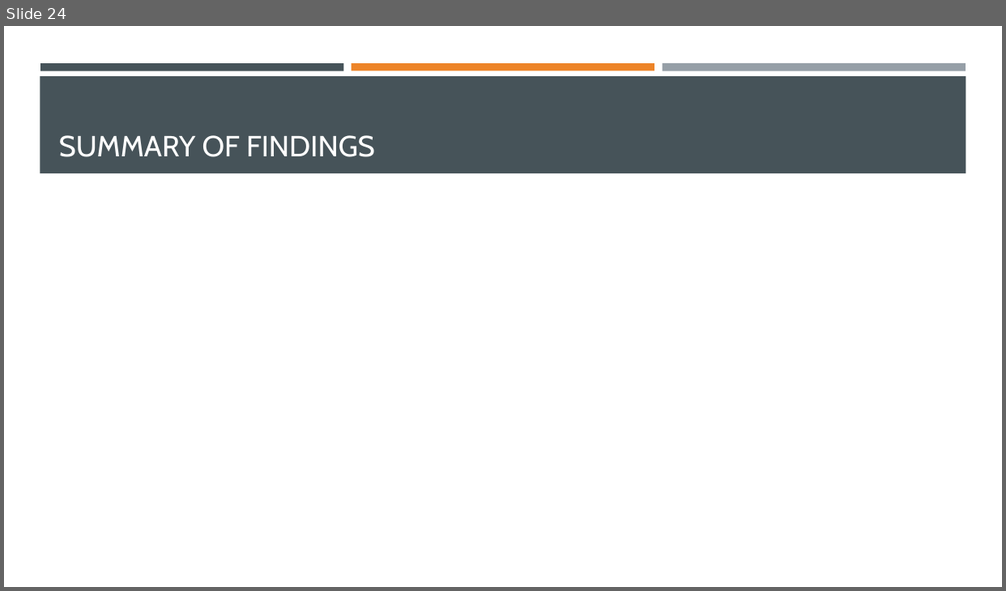
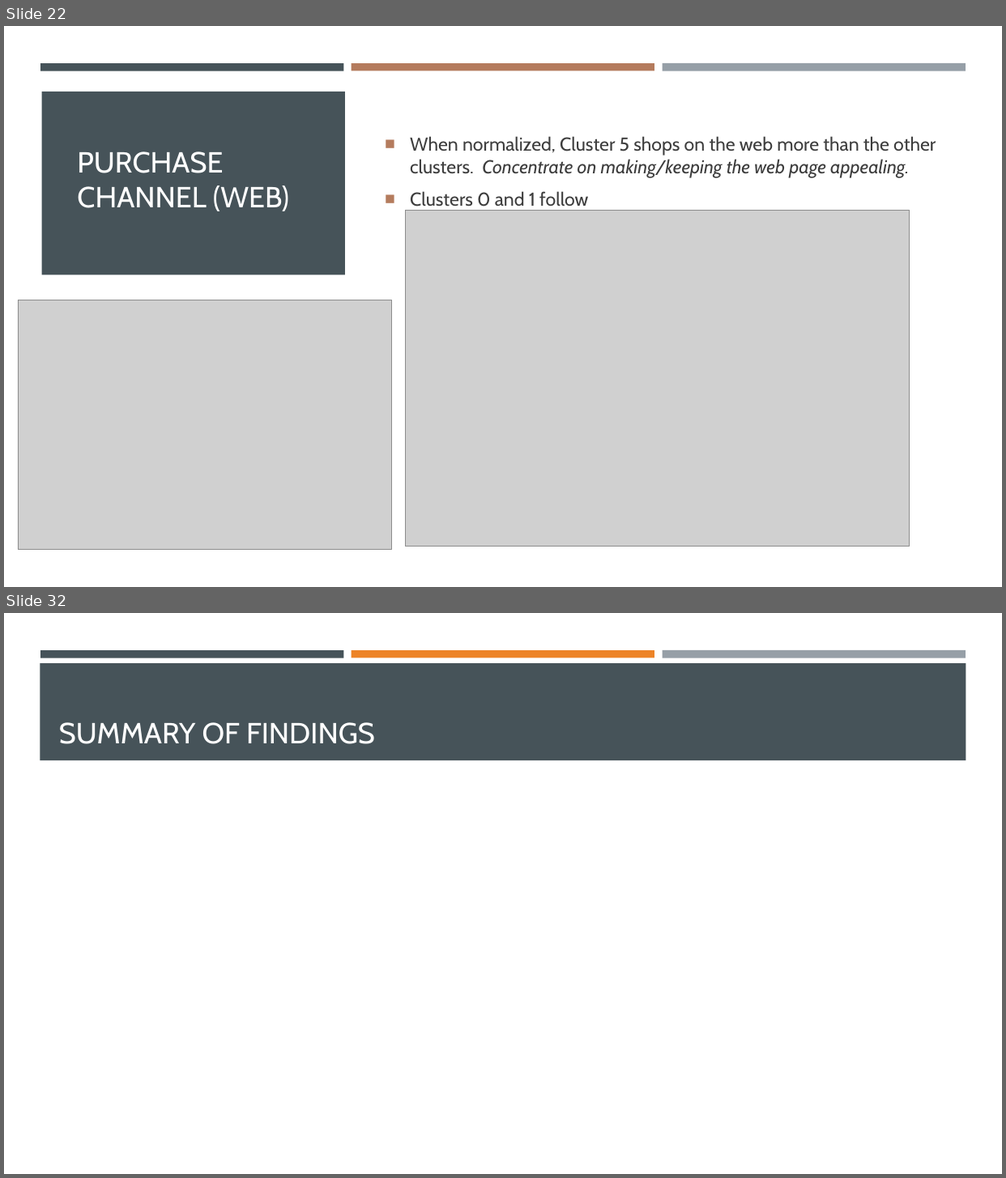
Before and after one commit to dapopov-st/store-customer-segmentation, a slide deck: Customer-Segmentation-Presentation.pptx. Shown one above the other, each under a label of ours: slide 24 before the commit, slides 22 and 32 after it; the slides between them are not shown. The pictures are 1006x591 and 1006x1178 pixels, drawn with LibreOffice and Linux fonts; fonts in the diff are those of the drawing; grey boxes stand for pictures. Boxes give left, top, right and bottom in pixels: in the first picture for what was removed or moved away, otherwise in the second. Text is boxed around its words. In the diff, an @@ line names an element or a change of style, - is before the commit and + after.

```diff
--- a/Customer-Segmentation-Presentation.pptx
+++ b/Customer-Segmentation-Presentation.pptx
@@ slide 22 added at (4,26,1002,587), background #FFFFFF @@
@@ rectangle added at (4,71,1002,587), fill #FFFFFF @@
@@ rectangle added at (40,63,344,71), fill #465359 @@
@@ rectangle added at (351,63,654,71), fill #B47B5D @@
@@ rectangle added at (662,63,965,71), fill #969FA7 @@
@@ rectangle added at (41,92,345,275), fill #465359 @@
@@ text added at (410,136,936,211), 18 pt, text #3D3D3D @@
+■ When normalized, Cluster 5 shops on the web more than the other clusters. Concentrate on making/keeping the web page appealing.
+■ Clusters 0 and 1 follow
@@ title added at (77,152,289,211), 28 pt, text #FFFFFF @@
+PURCHASE CHANNEL (WEB)
@@ picture added at (405,211,909,547) @@
@@ picture added at (19,301,392,550) @@
@@ what was slide 24 is now slide 32 @@
```
Also in this commit, not shown: 19 other slides added, 10 slides removed, 2 other files.
